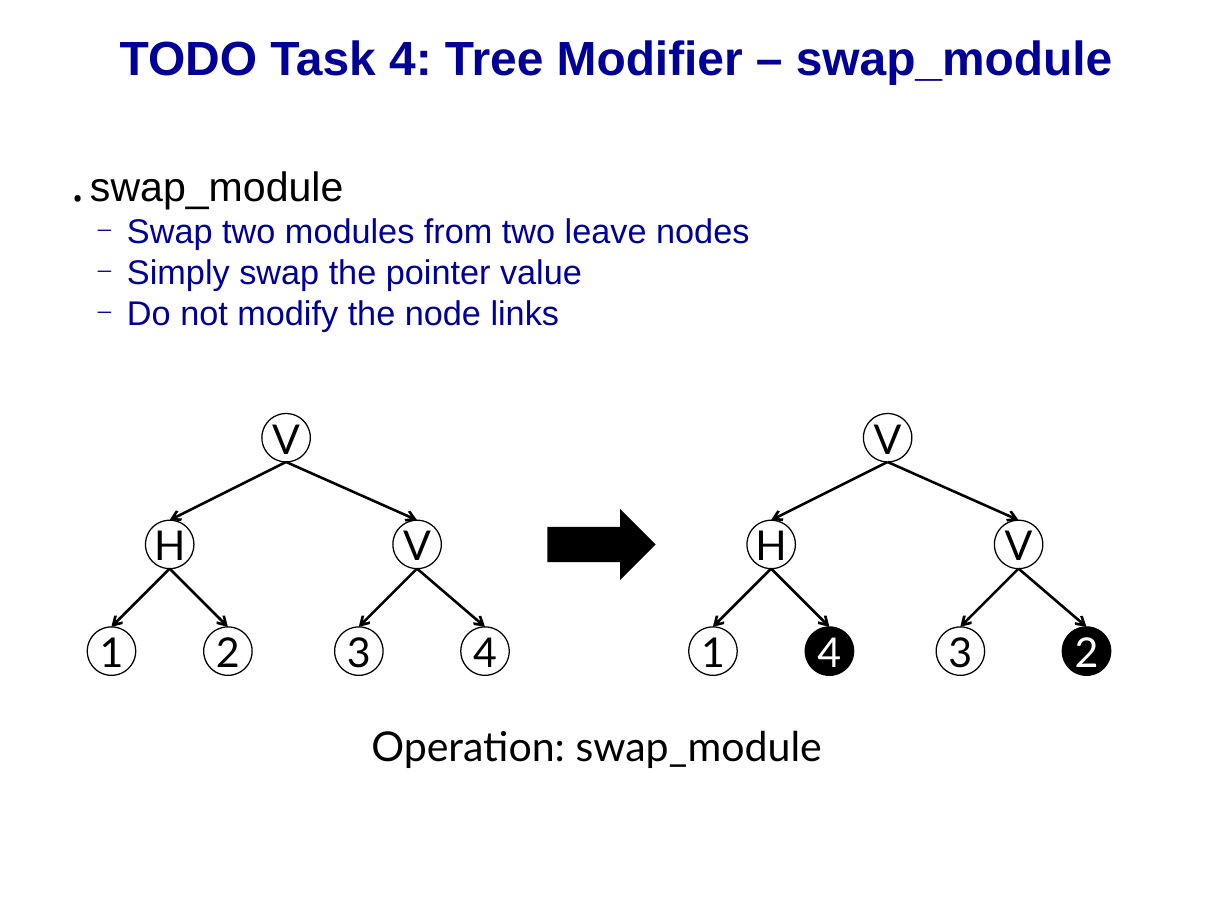
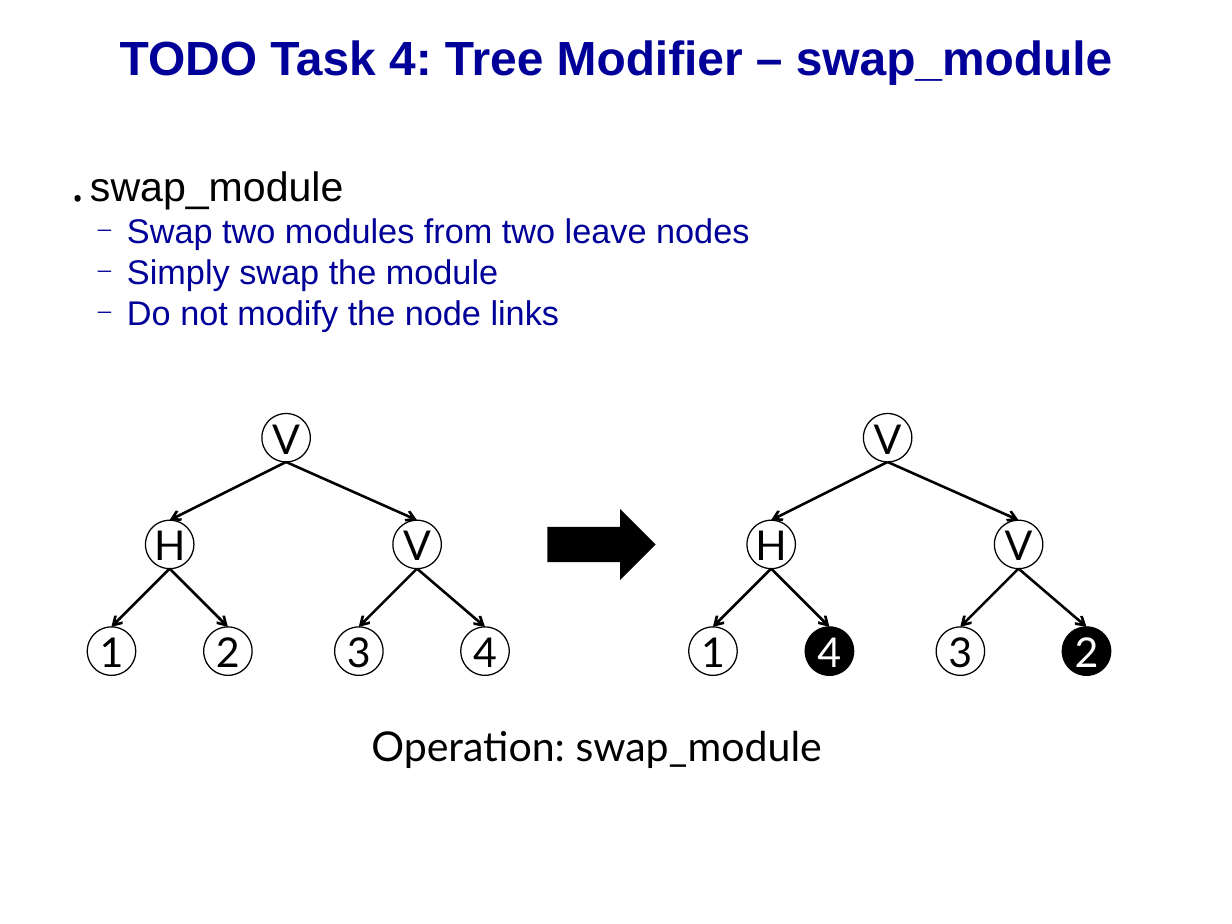
Before and after one commit to IouJenLiu/ece220_lab, a slide deck: slide 20 of lab11.pptx. Drawn at 1232x924 pixels with LibreOffice and Linux fonts; fonts in the diff are those of the drawing. Boxes give left, top, right and bottom in pixels: in the first picture for what was removed or moved away, otherwise in the second. Text is boxed around its words. In the diff, an @@ line names an element or a change of style, - is before the commit and + after.

```diff
--- a/lab11.pptx
+++ b/lab11.pptx
@@ text at (127, 259, 498, 291): text changed @@
-  ─ Simply swap the pointer value
+  ─ Simply swap the module
```
Also in this commit, not shown: 2 other slides changed, 5 other files.
